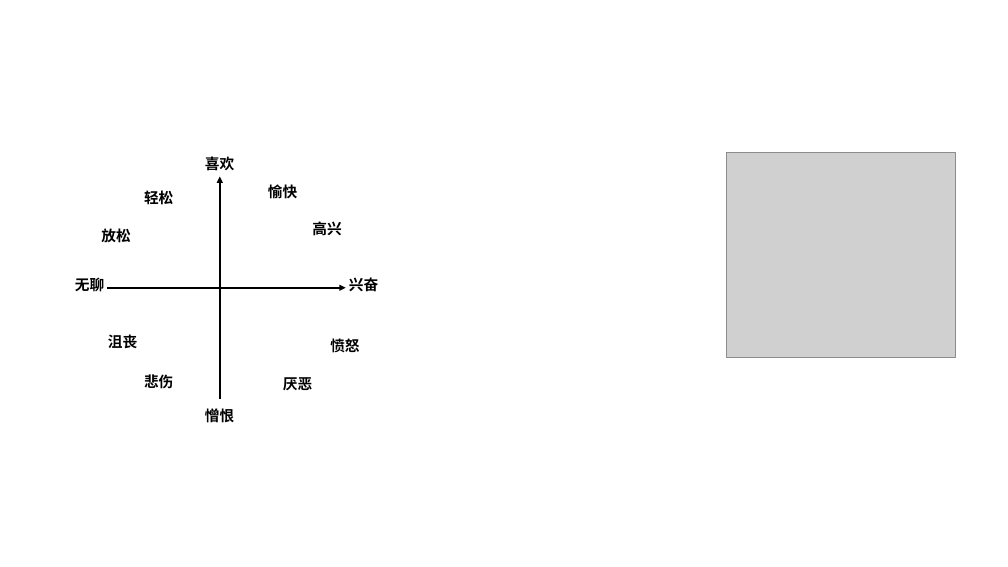
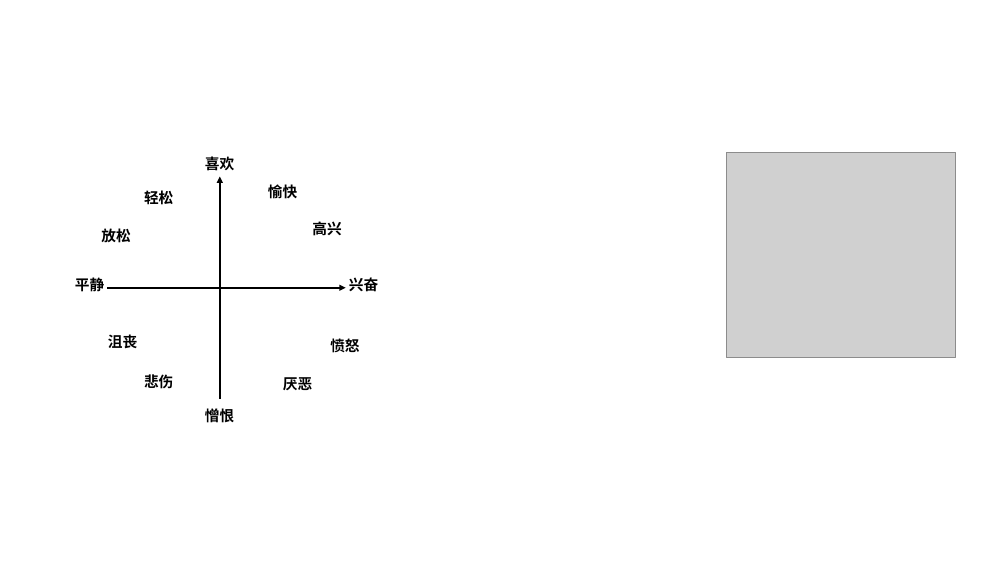
Before and after one commit to wandouqiang/-, a slide deck: slide 11 of 图集.pptx. Drawn at 1008x567 pixels with LibreOffice and Linux fonts; fonts in the diff are those of the drawing; grey boxes stand for pictures. Boxes give left, top, right and bottom in pixels: in the first picture for what was removed or moved away, otherwise in the second. Text is boxed around its words. In the diff, an @@ line names an element or a change of style, - is before the commit and + after.

```diff
--- a/图集.pptx
+++ b/图集.pptx
@@ text at box(75, 277, 104, 292): text changed @@
-无聊
+平静
```
Also in this commit, not shown: 3 slides added, 3 other files.
